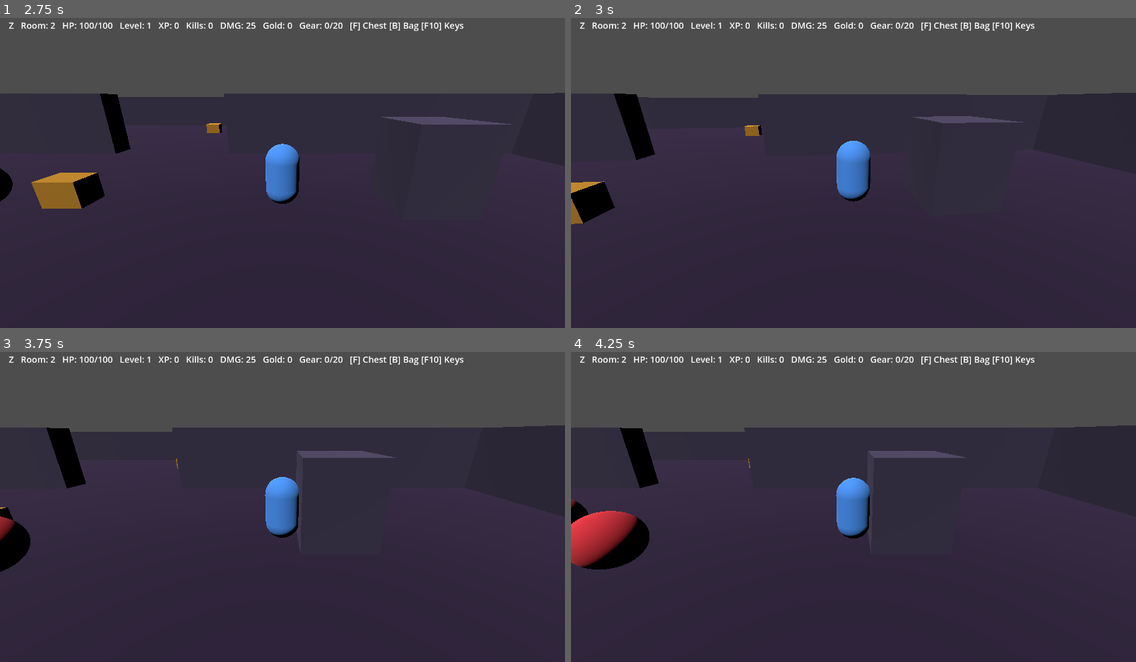
Above: before the commit, frames 1-4 (two rows, left to right).
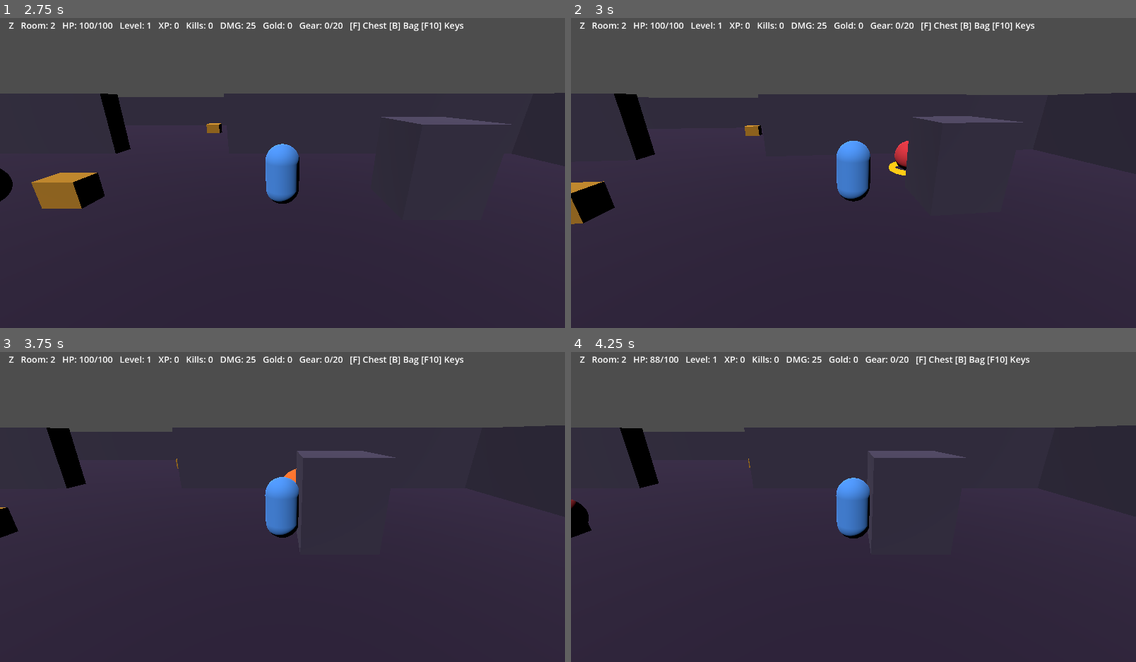
Above: after the commit, the same moments.

Repository: ericgantor-cyber/Moonfall
Game: Godot game, scene res://main.tscn
Same seed, same stepped clock (60 frames per second), same inputs: the game is played once before the commit and once after it.
Inputs (mouse positions are in pixels of both pictures, inside the frame that each line leads up to):
- Up to frame 1 (2.75 s): click "Play as Z" at 0.5 s; tap Enter at 1.25 s; move the mouse to (406, 154) at 1.27 s; hold D 1.28-2 s; tap Q at 1.35 s; click (406, 154) at 1.42 s; tap Space at 1.52 s; drag from (169, 185) to (254, 231) at 2.02 s
- Up to frame 2 (3 s): move the mouse to (910, 98) at 2.77 s; hold D from 2.78 s (still down); tap F at 2.85 s
- Up to frame 3 (3.75 s): release D at 3.5 s; drag from (254, 565) to (113, 454) at 3.52 s
- Up to frame 4 (4.25 s): no input

Frame 1 is identical in both runs. In frame 2, 0.2% of the frame differs, in the area x 56-60%, y 39-51%; in frame 3, 0.7%; in frame 4, 3.0%, in the area x 0-82%, y 1-71%.

Commit message:
Improve enemy group spacing, strafe variation and boss ranged line-of-sight

Diff:
--- a/Moonfall3D/scripts/game.gd
+++ b/Moonfall3D/scripts/game.gd
@@ -515,7 +515,7 @@
             var steering: Vector3 = diff.normalized()
             # Different enemy movement patterns; no collision-pathfinding claim.
             if not boss and int(mob.get_meta("kind")) == 1 and diff.length() < 6.0:
-                steering = Vector3(-steering.z, 0, steering.x) * 0.65 + steering * 0.35
+                steering = Vector3(-steering.z, 0, steering.x) * 0.65 * float(mob.get_meta("strafe_sign", 1.0)) + steering * 0.35
             # Raycast ahead to steer around solid obstacles.
             var travel: Vector3 = steering.normalized()
             var probe := PhysicsRayQueryParameters3D.create(mob.position + Vector3.UP, mob.position + Vector3.UP + travel * 3.0)
@@ -529,19 +529,33 @@
                 var right_ray := PhysicsRayQueryParameters3D.create(mob.position + Vector3.UP, mob.position + Vector3.UP + right_dir * 3.0)
                 right_ray.collision_mask = 2
                 travel = left_dir if get_world_3d().direct_space_state.intersect_ray(left_ray).is_empty() else right_dir
+            # Simple separation avoids piling every enemy onto the same point.
+            var separation := Vector3.ZERO
+            for other in mobs:
+                if other == mob or not is_instance_valid(other):
+                    continue
+                var apart: Vector3 = mob.position - other.position
+                apart.y = 0.0
+                var distance_sq: float = apart.length_squared()
+                if distance_sq > 0.01 and distance_sq < 3.24:
+                    separation += apart.normalized() * (1.8 - sqrt(distance_sq))
+            travel = (travel + separation * 0.6).normalized()
             mob.position += travel * (1.9 if boss else 2.3) * (0.65 if chill > 0.0 else 1.0) * dt
             mob.position.x = clampf(mob.position.x, -ARENA, ARENA)
             mob.position.z = clampf(mob.position.z, -ARENA, ARENA)
         var ability_cd: float = maxf(0.0, float(mob.get_meta("ability_cd")) - dt)
         var actual_distance: float = mob.position.distance_to(player.position)
-        if ability_cd <= 0.0 and actual_distance < 7.0 and actual_distance > reach:
+        if ability_cd <= 0.0 and actual_distance < 7.0 and actual_distance > reach and _has_clear_path(mob.position + Vector3.UP, player.position + Vector3.UP):
             if boss:
                 _spell_effect(player.position, false)
                 if invulnerable <= 0.0:
                     hp = maxf(0.0, hp - maxf(1.0, 18.0 - armor))
                     dead = hp <= 0.0
             elif int(mob.get_meta("kind")) == 1:
-                mob.position -= (player.position - mob.position).normalized() * 2.0
+                var retreat: Vector3 = mob.position - player.position
+                retreat.y = 0.0
+                if retreat.length_squared() > 0.01:
+                    mob.position += retreat.normalized() * minf(2.0, dt * 6.0)
             ability_cd = 6.0 if boss else 4.0
         mob.set_meta("ability_cd", ability_cd)
         var hit_cd: float = maxf(0.0, float(mob.get_meta("hit_cd")) - dt)
@@ -589,6 +603,7 @@
     mob.set_meta("kind", randi_range(0, 1))
     mob.set_meta("hit_cd", 0.0)
     mob.set_meta("ability_cd", randf_range(3.0, 6.0))
+    mob.set_meta("strafe_sign", -1.0 if randf() < 0.5 else 1.0)
     add_child(mob)
     mobs.append(mob)
     if boss:
